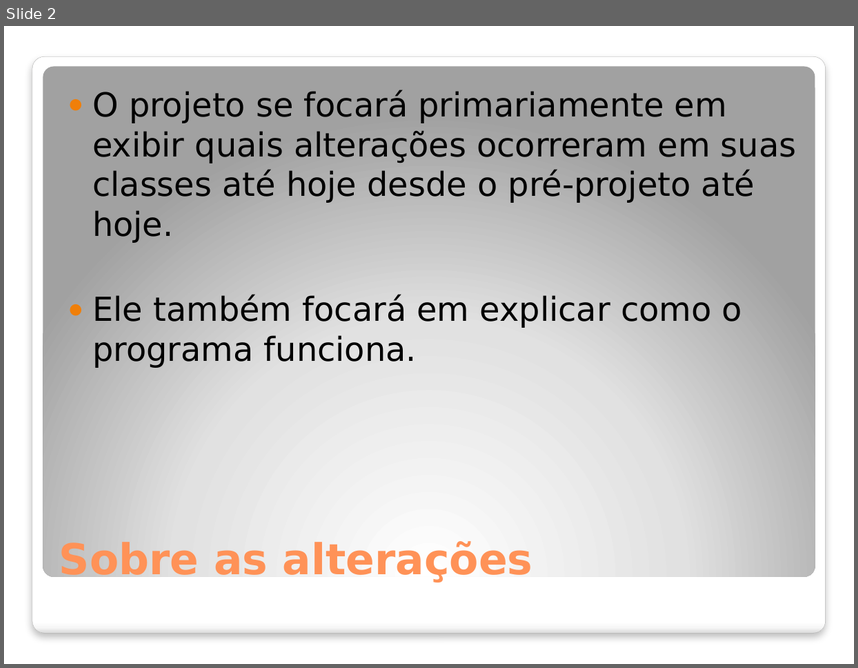
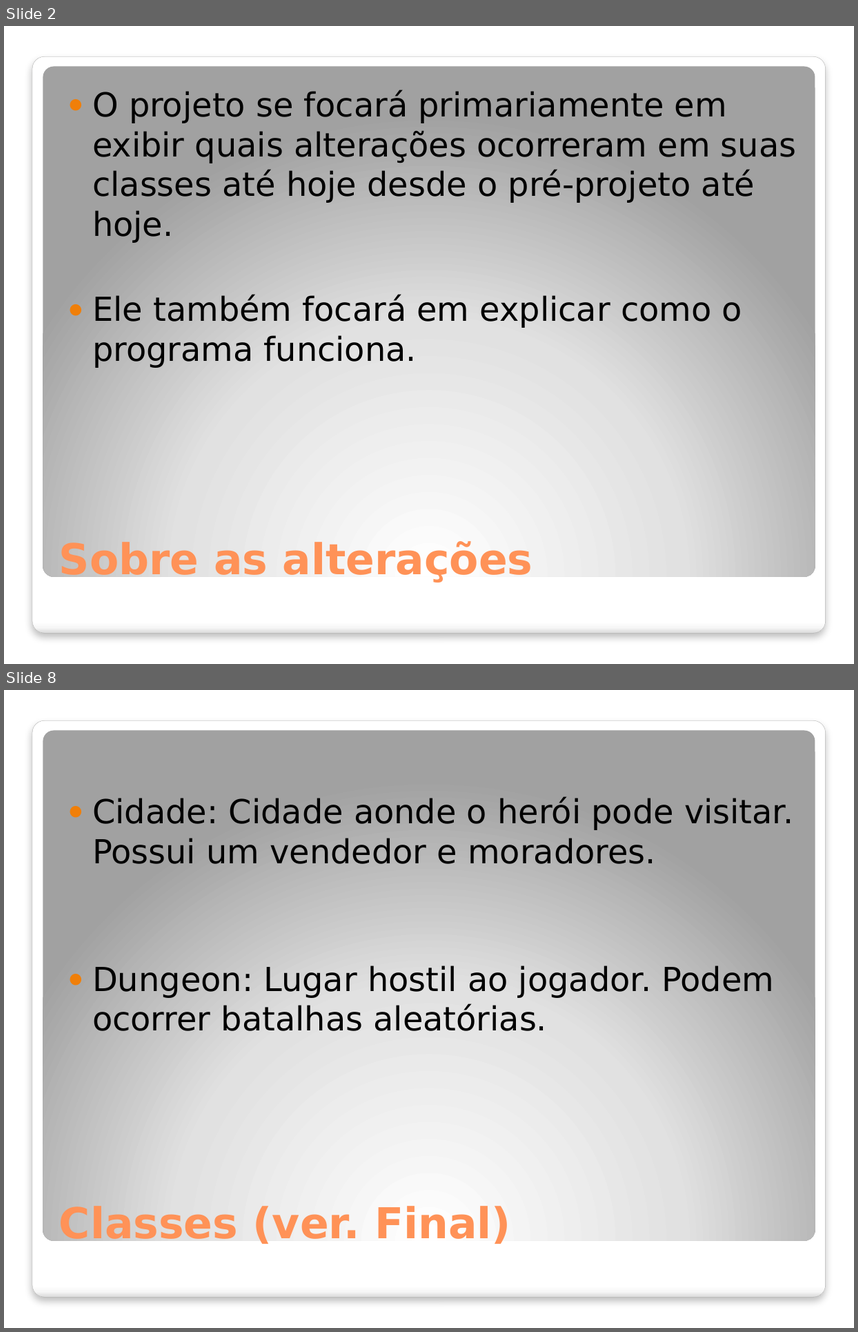
Before and after one commit to Sairaf/ToF2, a slide deck: Apresentação slide/Prog II projeto final.pptx. Shown one above the other, each under a label of ours: slide 2 before the commit, slides 2 and 8 after it; the slides between them are not shown. The pictures are 858x668 and 858x1332 pixels, drawn with LibreOffice and Linux fonts; fonts in the diff are those of the drawing; background and template pictures are left out. Boxes give left, top, right and bottom in pixels: in the first picture for what was removed or moved away, otherwise in the second. Text is boxed around its words. In the diff, an @@ line names an element or a change of style, - is before the commit and + after.

```diff
--- a/Apresentação slide/Prog II projeto final.pptx
+++ b/Apresentação slide/Prog II projeto final.pptx
@@ slide 8 added at (4, 690, 854, 1328), background picture (left out); not listed: 2 template elements that a slide beside it also shows @@
@@ text added at (92, 796, 793, 1031), 28 pt, text #000000 @@
+● Cidade: Cidade aonde o herói pode visitar. Possui um vendedor e moradores.
+● Dungeon: Lugar hostil ao jogador. Podem ocorrer batalhas aleatórias.
@@ title added at (59, 1204, 511, 1248), 36 pt, text #FF9258, bold @@
+Classes (ver. Final)
```
Also in this commit, not shown: 2 slides changed, 6 other slides added, 5 slides removed, 14 other files.
